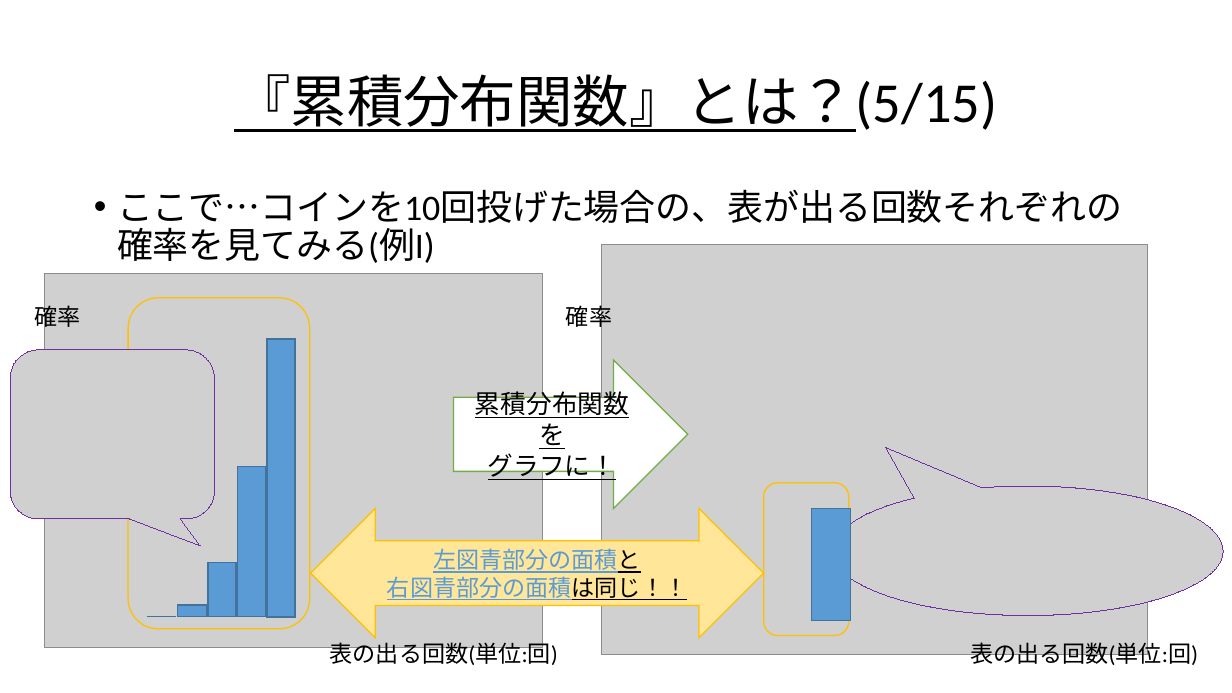
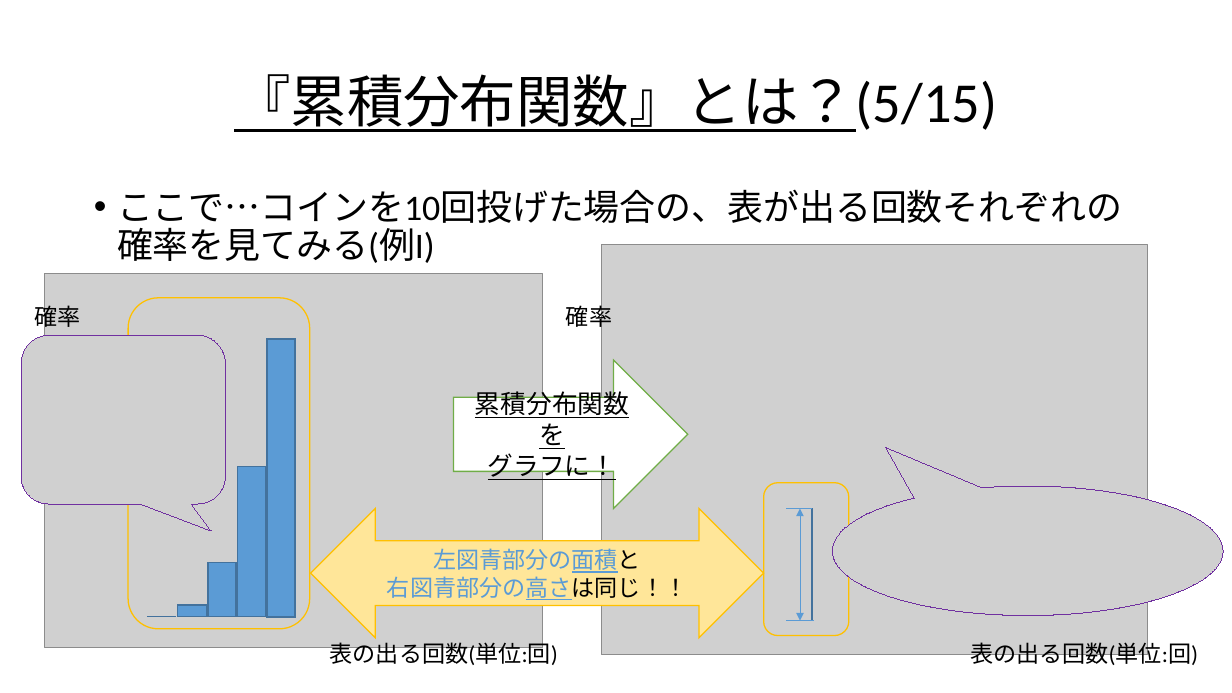
Before and after one commit to Ryo-KATAYAMA/Senior_Project, a slide deck: slide 87 of Chapter4_1.pptx (slide 86 before the commit). Drawn at 1232x693 pixels with LibreOffice and Linux fonts; fonts in the diff are those of the drawing; grey boxes stand for pictures. Boxes give left, top, right and bottom in pixels: in the first picture for what was removed or moved away, otherwise in the second. Text is boxed around its words. In the diff, an @@ line names an element or a change of style, - is before the commit and + after.

```diff
--- a/Chapter4_1.pptx
+++ b/Chapter4_1.pptx
@@ picture: place and size @@
-picture at [10,350,214,519]
+picture at [21,335,226,505]
@@ line added from (812, 508) to (787, 508), #5B9BD5 0.5 pt @@
@@ double arrow added from (800, 621) to (800, 508), #5B9BD5 0.5 pt @@
@@ rectangle: place and size @@
-rectangle at [811,508,850,620]
+rectangle at [811,508,812,620]
@@ text in left right arrow at [433,548,641,573]: underline off in "左図青部分の面積と" @@
@@ text in left right arrow at [387,572,687,600]: text changed @@
-右図青部分の面積は同じ！！
+右図青部分の高さは同じ！！
@@ line added from (814, 621) to (787, 621), #5B9BD5 0.5 pt @@
```
Also in this commit, not shown: 4 other slides changed, 1 slide added.
